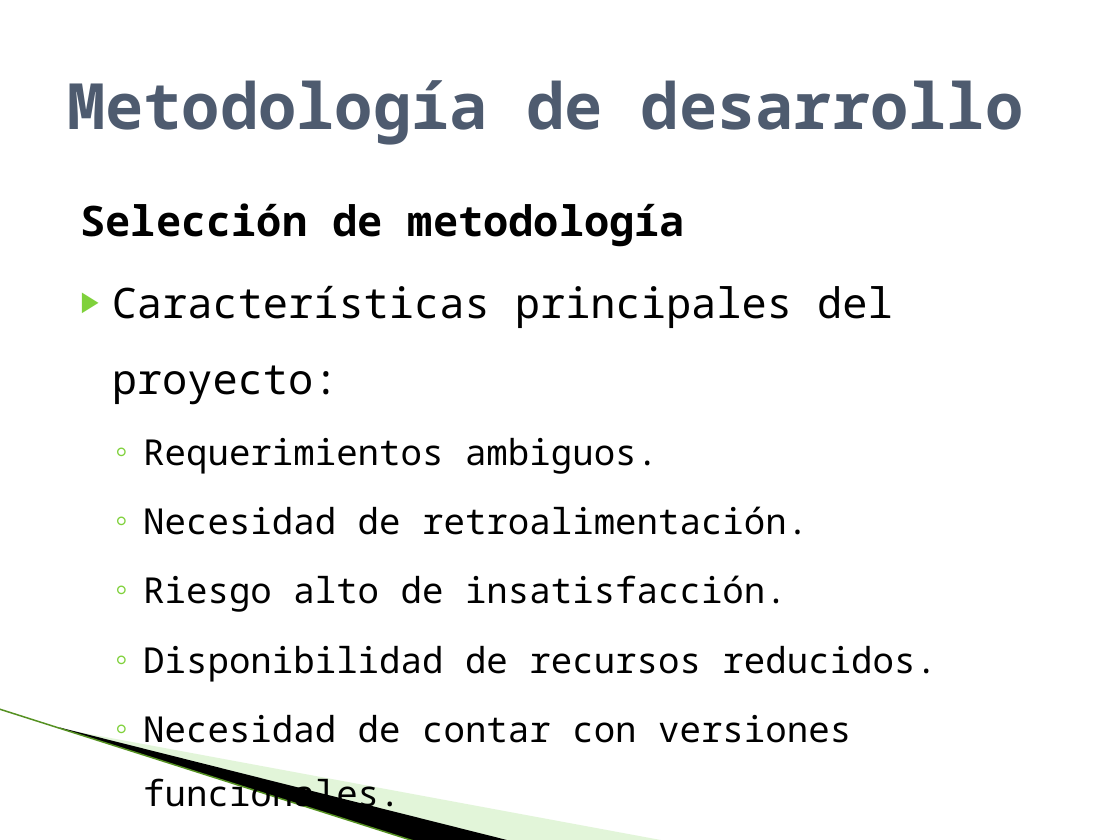
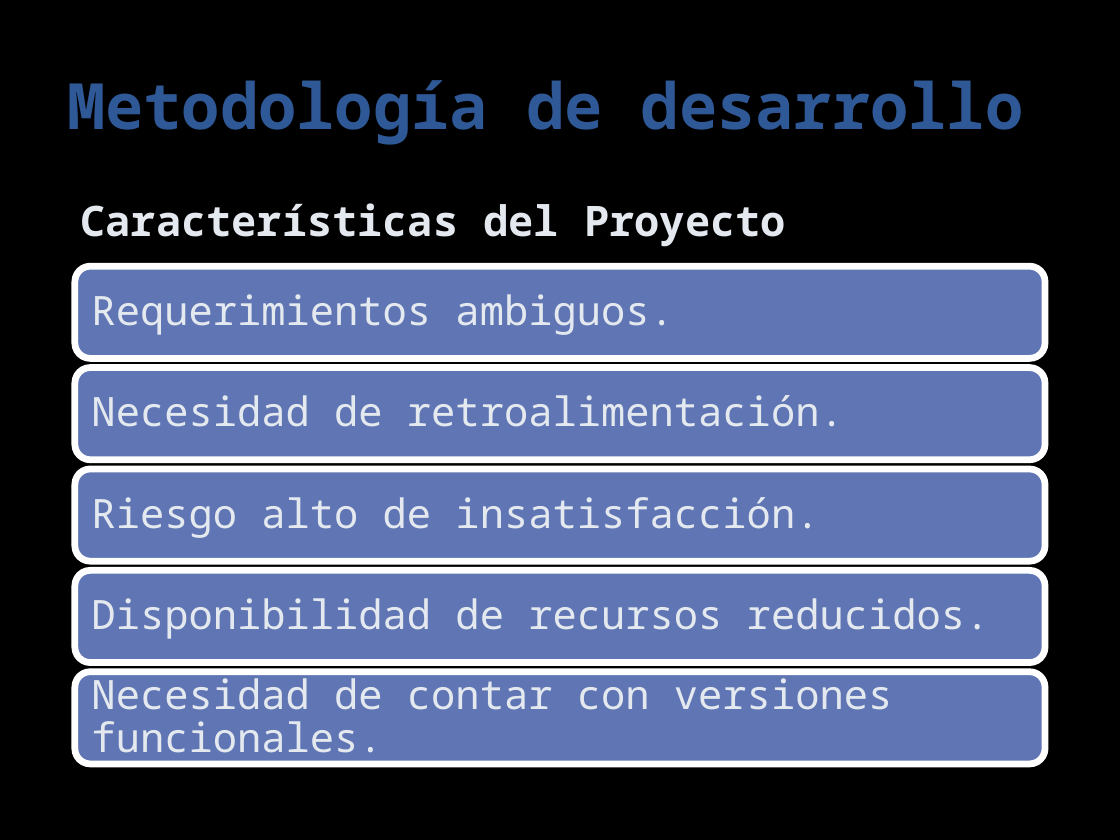
Before and after one commit to paoloadrian/DocumentacionCIHI, a slide deck: slide 20 of defensa publica.pptx (slide 27 before the commit). Drawn at 1120x840 pixels with LibreOffice and Linux fonts; fonts in the diff are those of the drawing; background and template pictures are left out. Boxes give left, top, right and bottom in pixels: in the first picture for what was removed or moved away, otherwise in the second. Text is boxed around its words. In the diff, an @@ line names an element or a change of style, - is before the commit and + after.

```diff
--- a/defensa publica.pptx
+++ b/defensa publica.pptx
@@ background #FFFFFF to #000000 @@
@@ title "Metodología de desarrollo" at [67, 80, 1024, 145]: text colour #4E5B6F to #2F5897 @@
@@ text at [80, 203, 786, 247]: text changed; size 23 to 27 pt; text colour #000000 to #E4E9EF; bold on @@
-Selección de metodología
-▶ Características principales del proyecto:
-  ◦ Requerimientos ambiguos.
-  ◦ Necesidad de retroalimentación.
-  ◦ Riesgo alto de insatisfacción.
-  ◦ Disponibilidad de recursos reducidos.
-  ◦ Necesidad de contar con versiones funcionales.
+Características del Proyecto
@@ rounded rectangle added at [75, 267, 1045, 358], fill #6076B4, outline #FFFFFF 4.33 pt @@
@@ text added at [91, 294, 673, 335], 26 pt, text #E4E9EF @@
+Requerimientos ambiguos.
@@ rounded rectangle added at [75, 367, 1045, 459], fill #6076B4, outline #FFFFFF 4.33 pt @@
@@ text added at [91, 395, 844, 427], 26 pt, text #E4E9EF @@
+Necesidad de retroalimentación.
@@ rounded rectangle added at [75, 469, 1045, 561], fill #6076B4, outline #FFFFFF 4.33 pt @@
@@ text added at [91, 497, 819, 538], 26 pt, text #E4E9EF @@
+Riesgo alto de insatisfacción.
@@ rounded rectangle added at [75, 570, 1045, 662], fill #6076B4, outline #FFFFFF 4.33 pt @@
@@ text added at [91, 598, 990, 639], 26 pt, text #E4E9EF @@
+Disponibilidad de recursos reducidos.
@@ rounded rectangle added at [75, 672, 1045, 764], fill #6076B4, outline #FFFFFF 4.33 pt @@
@@ text added at [91, 671, 892, 764], 26 pt, text #E4E9EF @@
+Necesidad de contar con versiones funcionales.
@@ line removed from (0, 709) to (416, 840) @@
@@ freeform shape removed at [59, 727, 512, 840] @@
@@ freeform shape removed at [62, 728, 666, 840] @@
```
Also in this commit, not shown: 27 other slides changed, 19 slides added, 20 slides removed.
